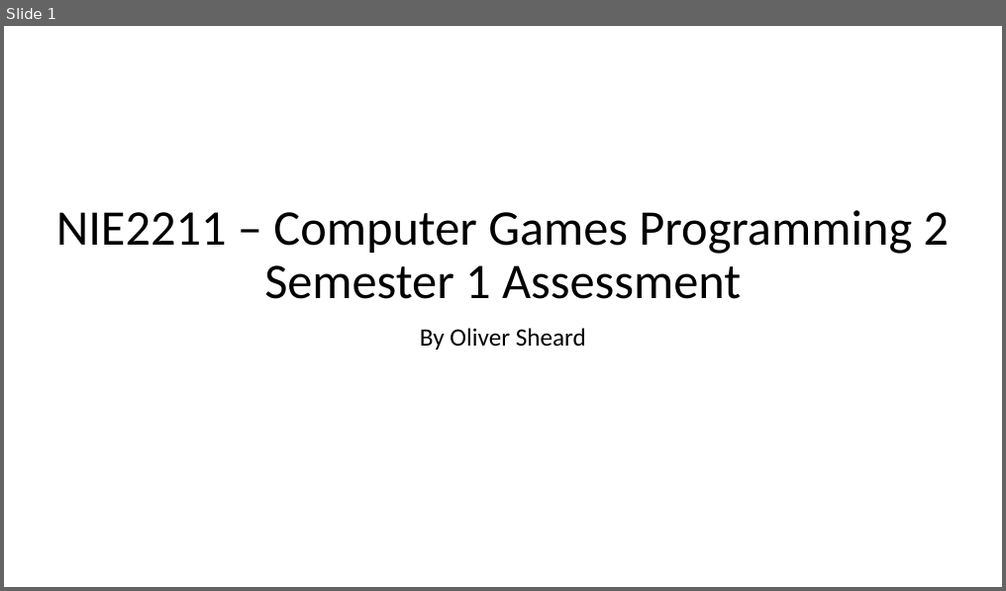
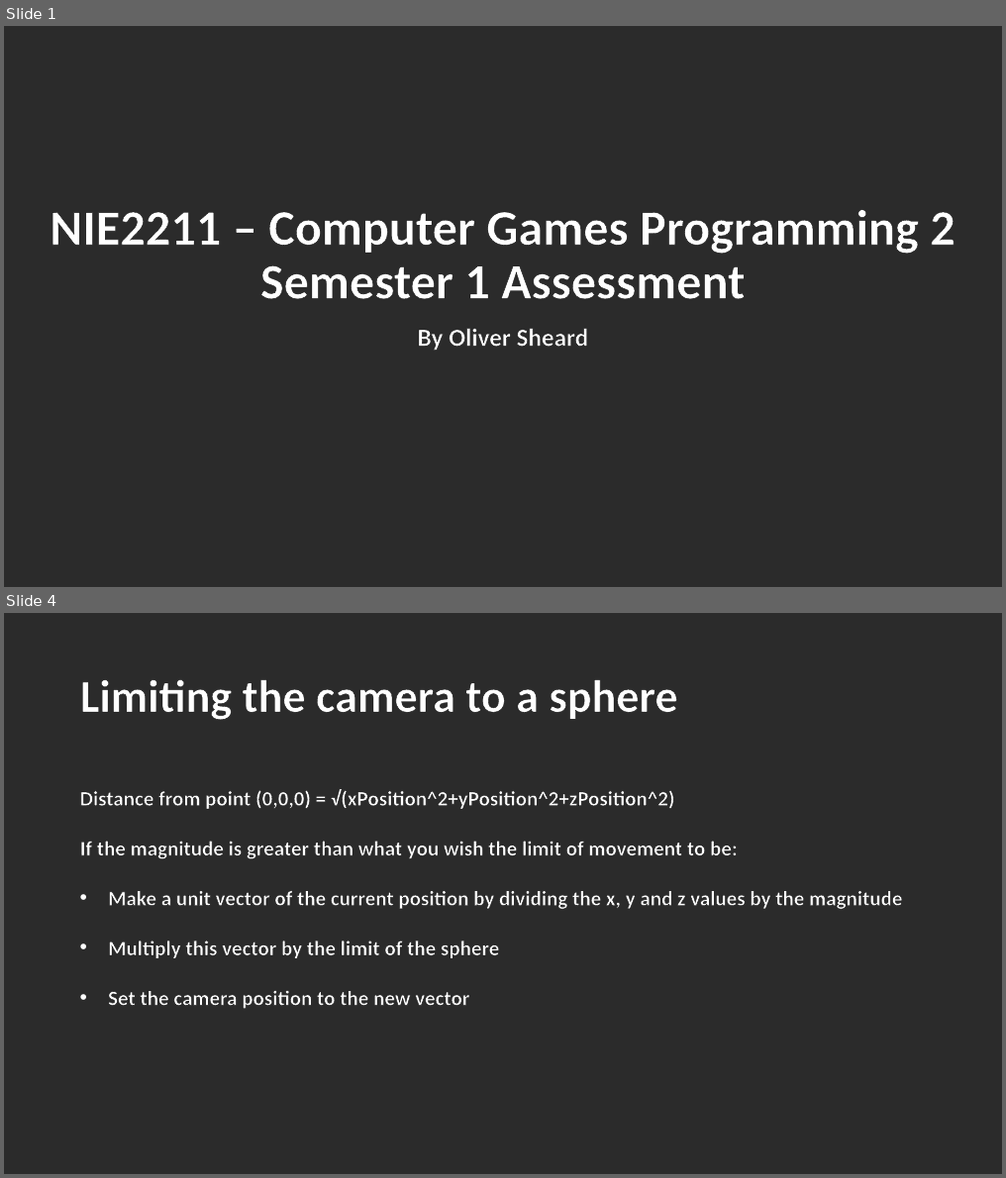
Before and after one commit to FinalFreedom/CPlusPlus2, a slide deck: CPlus/U1664298_OSHEARD.pptx. Shown one above the other, each under a label of ours: slide 1 before the commit, slides 1 and 4 after it; the slides between them are not shown. The pictures are 1006x591 and 1006x1178 pixels, drawn with LibreOffice and Linux fonts; fonts in the diff are those of the drawing; background and template pictures are left out; a plain dark background stands for a picture behind light text. Boxes give left, top, right and bottom in pixels: in the first picture for what was removed or moved away, otherwise in the second. Text is boxed around its words. In the diff, an @@ line names an element or a change of style, - is before the commit and + after.

```diff
--- a/CPlus/U1664298_OSHEARD.pptx
+++ b/CPlus/U1664298_OSHEARD.pptx
@@ slide 4 added at [4, 613, 1002, 1174], background picture (left out) @@
@@ title added at [80, 679, 677, 720], 44 pt, text #FFFFFF, bold @@
+Limiting the camera to a sphere
@@ text added at [80, 789, 902, 1009], 20 pt, text #FFFFFF, bold @@
+Distance from point (0,0,0) = √(xPosition^2+yPosition^2+zPosition^2)
+If the magnitude is greater than what you wish the limit of movement to be:
+• Make a unit vector of the current position by dividing the x, y and z values by the magnitude
+• Multiply this vector by the limit of the sphere
+• Set the camera position to the new vector
@@ slide 1 changed as well @@
@@ background #FFFFFF to picture (left out) @@
@@ title "NIE2211 – Computer Games Programming ..." at [50, 210, 954, 299]: text colour #000000 to #FFFFFF, letter outline none to #000000 0.75 pt, bold on @@
@@ subtitle "By Oliver Sheard" at [418, 329, 589, 350]: text colour #000000 to #FFFFFF, letter outline none to #000000 0.75 pt, bold on @@
```
Also in this commit, not shown: 2 other slides added, 40 other files.
